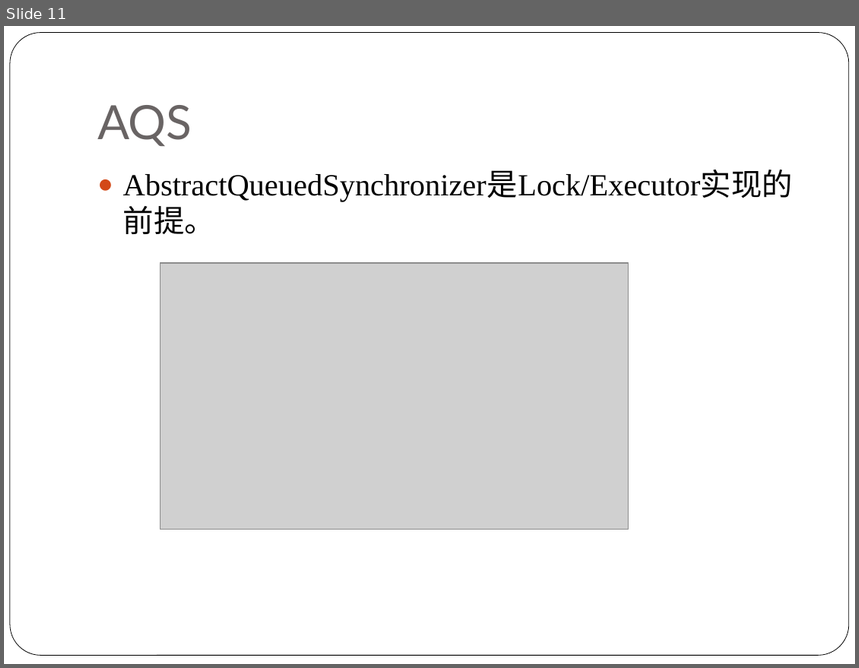
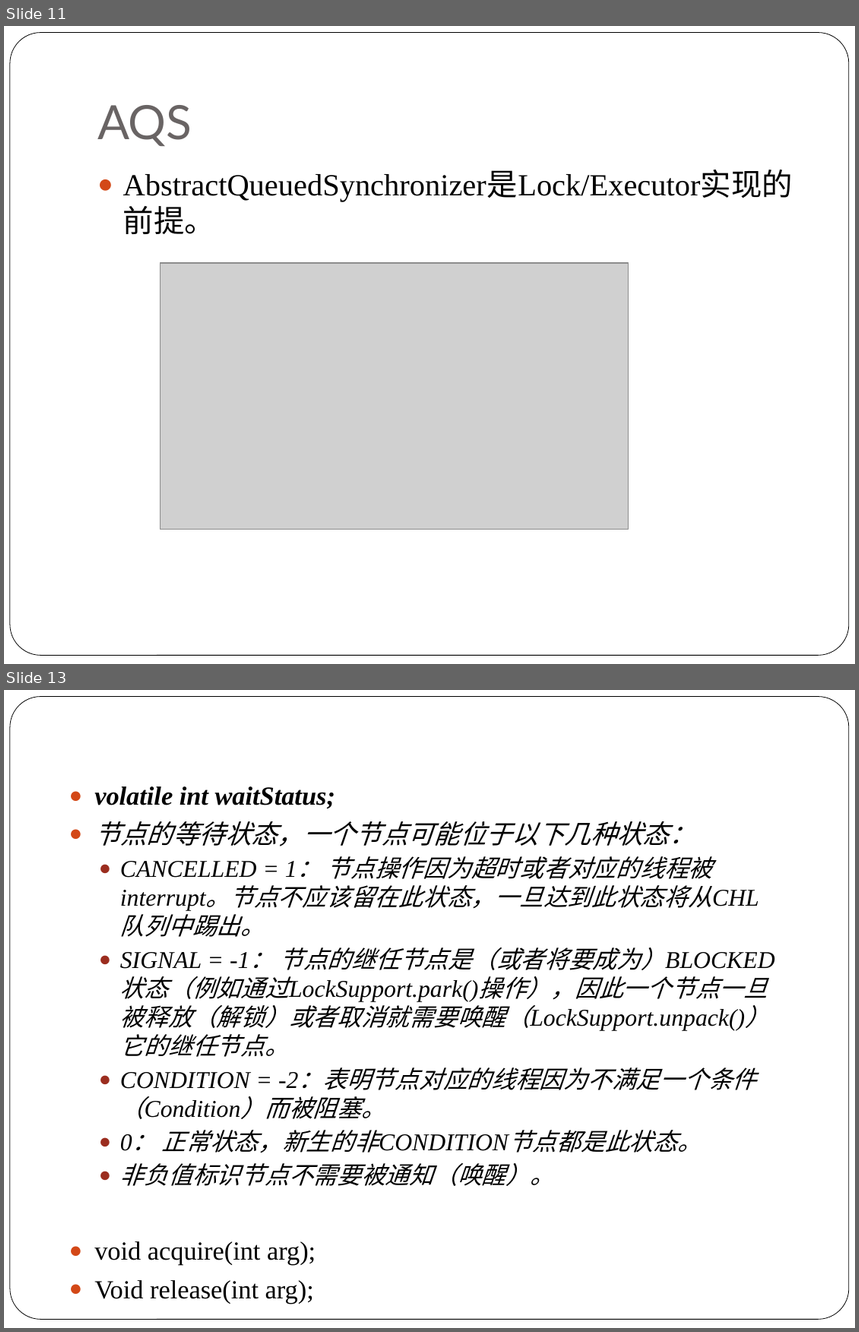
Before and after one commit to NickyQian/Practice, a slide deck: Document/Java Concurrency.pptx. Shown one above the other, each under a label of ours: slide 11 before the commit, slides 11 and 13 after it; the slides between them are not shown. The pictures are 859x668 and 859x1332 pixels, drawn with LibreOffice and Linux fonts; fonts in the diff are those of the drawing; grey boxes stand for pictures. Boxes give left, top, right and bottom in pixels: in the first picture for what was removed or moved away, otherwise in the second. Text is boxed around its words. In the diff, an @@ line names an element or a change of style, - is before the commit and + after.

```diff
--- a/Document/Java Concurrency.pptx
+++ b/Document/Java Concurrency.pptx
@@ slide 13 added at bbox=[4, 690, 855, 1328], background #FFFFFF; not listed: 1 template element that a slide beside it also shows @@
@@ text added at bbox=[94, 787, 768, 1186], 20.4 pt, text #000000, italic @@
+● volatile int waitStatus;
+● 节点的等待状态，一个节点可能位于以下几种状态：
+  ● CANCELLED = 1： 节点操作因为超时或者对应的线程被interrupt。节点不应该留在此状态，一旦达到此状态将从CHL队列中踢出。
+  ● SIGNAL = -1： 节点的继任节点是（或者将要成为）BLOCKED状态（例如通过LockSupport.park()操作），因此一个节点一旦被释放（解锁）或者取消就需要唤醒（LockSupport.unpack()）它的继任节点。
+  ● CONDITION = -2：表明节点对应的线程因为不满足一个条件（Condition）而被阻塞。
+  ● 0： 正常状态，新生的非CONDITION节点都是此状态。
+  ● 非负值标识节点不需要被通知（唤醒）。
+● void acquire(int arg);
+● Void release(int arg);
```
Also in this commit, not shown: 9 slides changed, 10 other slides added, 2 slides removed.
